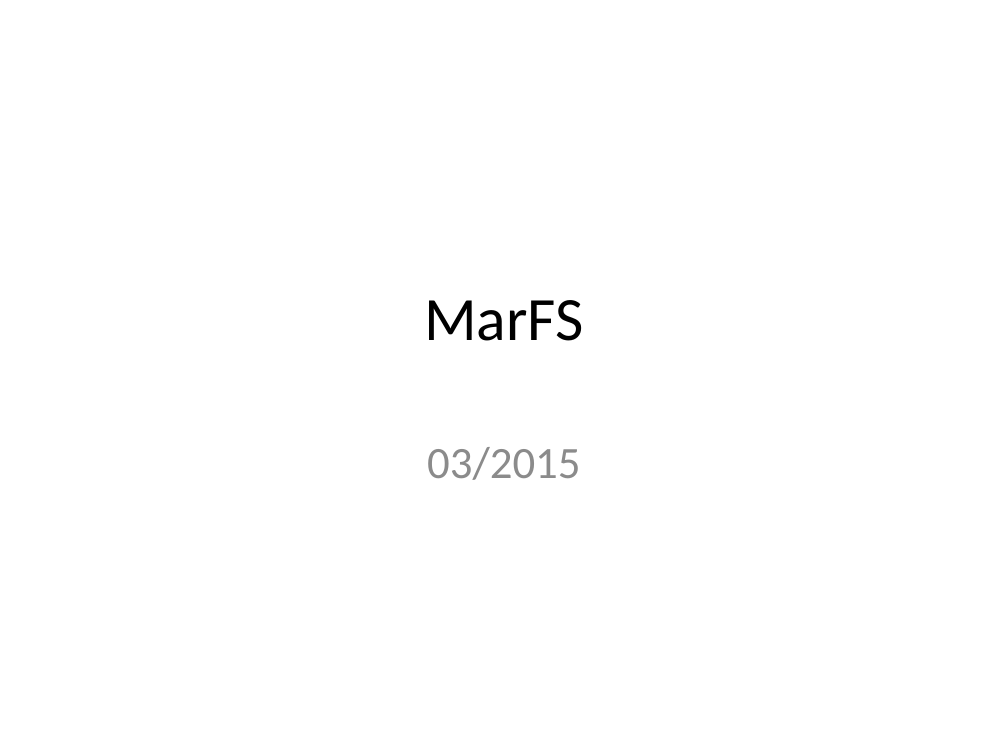
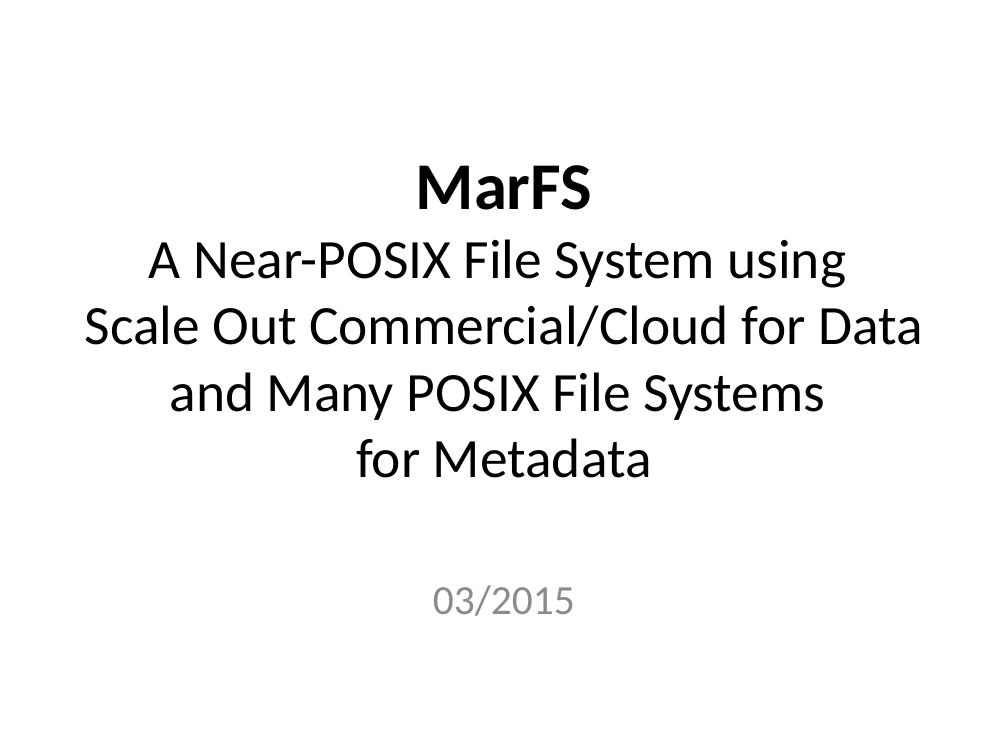
Before and after one commit to mar-file-system/marfs, a slide deck: slide 1 of Documentation/MarFS.pptx. Drawn at 1008x756 pixels with LibreOffice and Linux fonts; fonts in the diff are those of the drawing. Boxes give left, top, right and bottom in pixels: in the first picture for what was removed or moved away, otherwise in the second. Text is boxed around its words. In the diff, an @@ line names an element or a change of style, - is before the commit and + after.

```diff
--- a/Documentation/MarFS.pptx
+++ b/Documentation/MarFS.pptx
@@ title at (85, 165, 923, 478): text changed; size 44 to 39.6 pt @@
-MarFS
+MarFS
+A Near-POSIX File System using
+Scale Out Commercial/Cloud for Data
+and Many POSIX File Systems
+for Metadata
@@ subtitle "03/2015": place and size @@
-subtitle "03/2015" at (427, 447, 580, 480)
+subtitle "03/2015" at (433, 585, 575, 616)
@@ subtitle "03/2015" at (433, 585, 575, 616): size 32 to 29.6 pt @@
```
Also in this commit, not shown: 12 other slides changed, 8 slides added, 2 slides removed, 2 other files.
